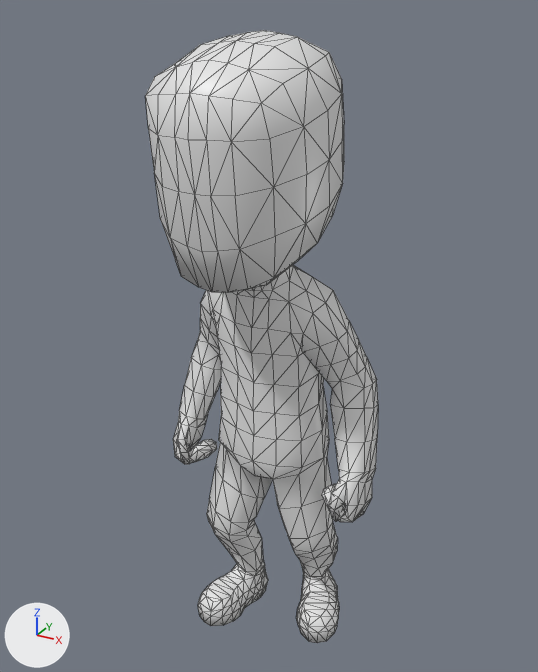
Renders of the glTF model game/models/kperson.glb from each side of a commit.
Camera for both pictures: a camera (50 mm lens) standing at (0.86, -1.644, 1.724) and looking at (-0.007, -0.068, 0.936). Lighting does not change. The marker at lower left points along +X, +Y and +Z. The first picture is the older version. Mesh edges are drawn as thin lines. Vertices at exactly the same position are counted once.

In view in the first picture: 'Body'.
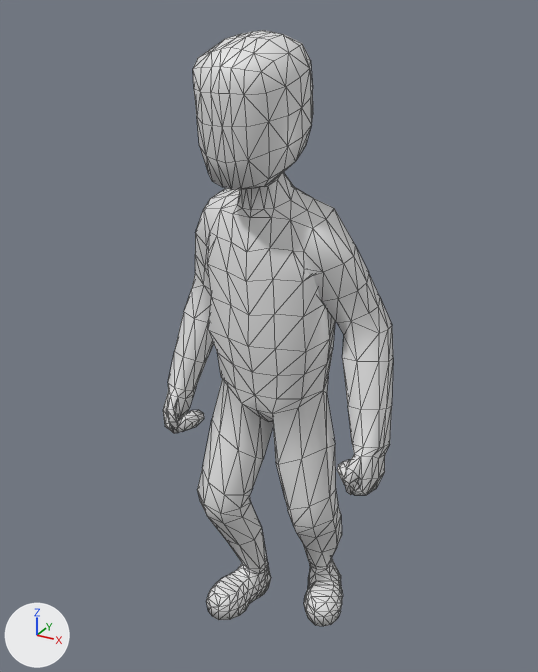
Pixel boxes (x1, y1, x2, y2) of what changed, in the pictures (538 x 672 px):
'Body', reshaped, rescaled: before (145, 30, 378, 643); after (163, 30, 393, 626)

What changed in the scene script:
```text
Change me_charactermedium:
    used by ob_body; location = (0.0, 0.0, 0.0); scale = (0.457, 0.457, 0.457)
    remove me_charactermedium.from_pydata(...)  # 804 vertices, 1604 faces; spans x -0.68..0.67, y -0.88..0.27, z -0.01..3.68
    add me_charactermedium.from_pydata(...)  # 804 vertices, 1604 faces; spans x -0.82..0.8, y -0.67..0.4, z -0.01..3.96
    me_charactermedium part 1: 804 of 804 vertices moved; they spanned x -0.68..0.67, y -0.88..0.27, z -0.01..3.68 and now span x -0.82..0.8, y -0.67..0.4, z -0.01..3.96; mean shift (0.0, 0.02, 0.33)
Change ob_body:
    ob_body.scale: (0.457, 0.457, 0.457) -> (0.424, 0.424, 0.424)
```
